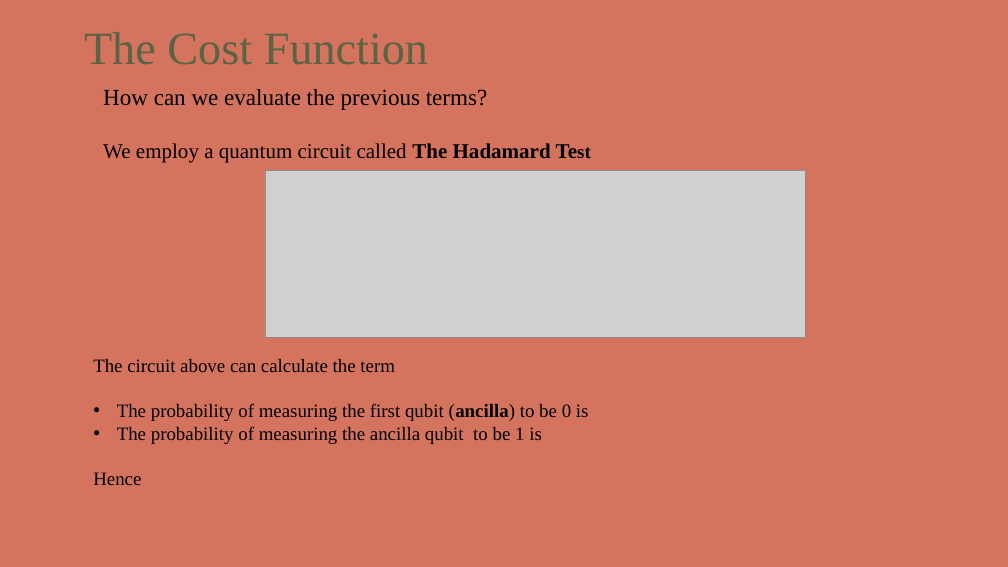
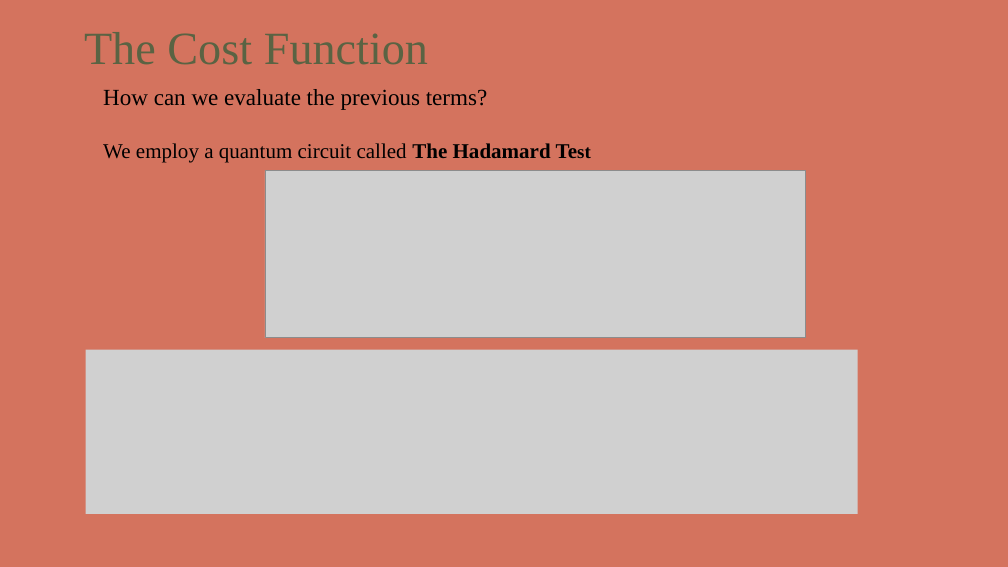
Before and after one commit to kthod/VQLS_algorithm, a slide deck: slide 27 of VQLS_presentation.pptx. Drawn at 1008x567 pixels with LibreOffice and Linux fonts; fonts in the diff are those of the drawing; grey boxes stand for pictures; background and template pictures are left out. Boxes give left, top, right and bottom in pixels: in the first picture for what was removed or moved away, otherwise in the second. Text is boxed around its words. In the diff, an @@ line names an element or a change of style, - is before the commit and + after.

```diff
--- a/VQLS_presentation.pptx
+++ b/VQLS_presentation.pptx
@@ picture added at box(85, 349, 858, 513) @@
@@ text removed at box(93, 359, 589, 485) @@
-The circuit above can calculate the term
-• The probability of measuring the first qubit (ancilla) to be 0 is
-• The probability of measuring the ancilla qubit to be 1 is
-Hence
```
Also in this commit, not shown: 29 other slides changed, 4 slides added, 4 slides removed, 1 other file.
